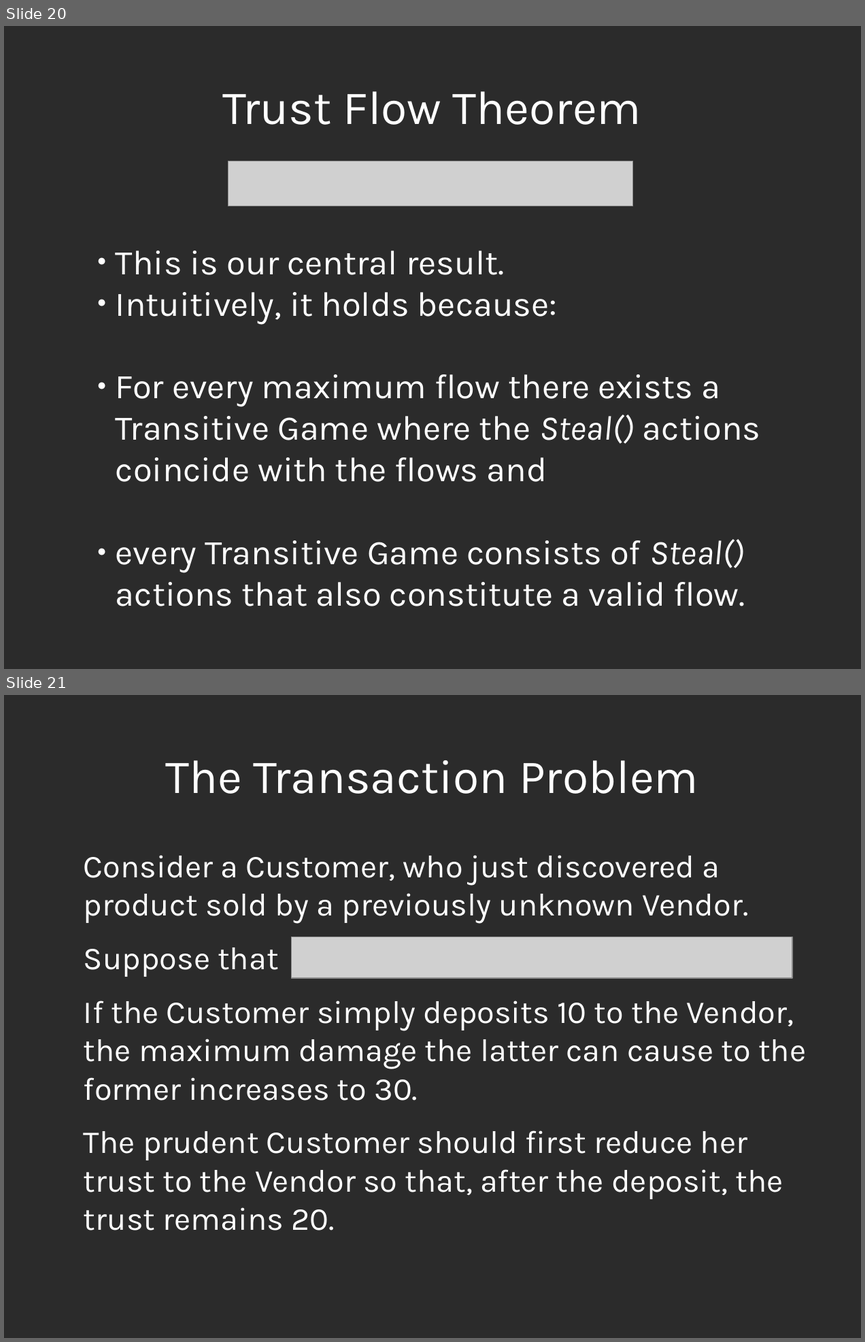
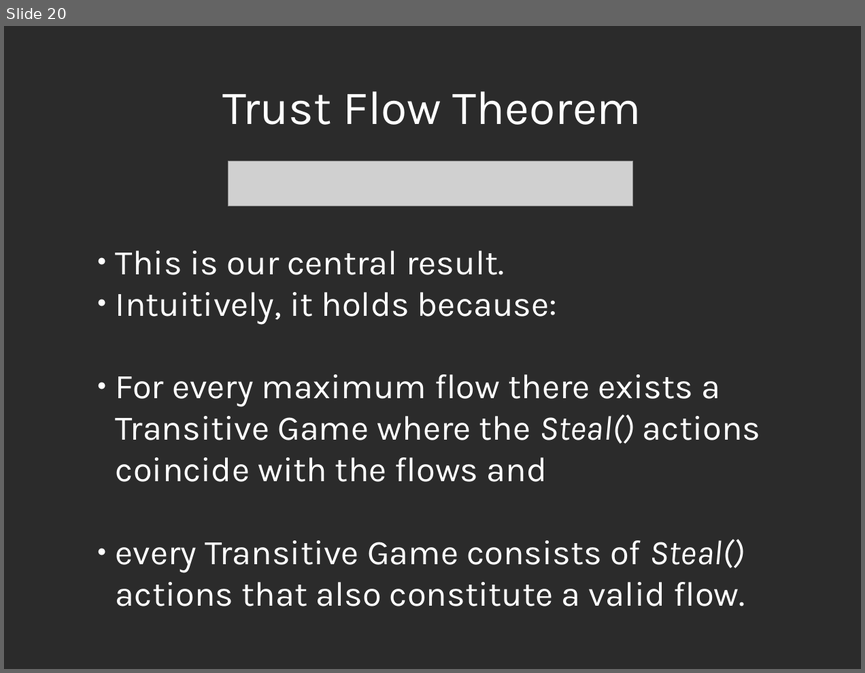
Before and after one commit to decrypto-org/TrustIsRisk, a slide deck: presentations/AtheCrypt10-1-2017/AtheCrypt10-1-2017.odp. Shown one above the other, each under a label of ours: slides 20 and 21 before the commit, slide 20 after it. The pictures are 865x1342 and 865x673 pixels, drawn with LibreOffice and Linux fonts; fonts in the diff are those of the drawing; grey boxes stand for pictures; background and template pictures are left out; a plain dark background stands for a picture behind light text. Boxes give left, top, right and bottom in pixels: in the first picture for what was removed or moved away, otherwise in the second. Text is boxed around its words. In the diff, an @@ line names an element or a change of style, - is before the commit and + after.

Commit message:
iconify Transaction Problem slide

```diff
--- a/presentations/AtheCrypt10-1-2017/AtheCrypt10-1-2017.odp
+++ b/presentations/AtheCrypt10-1-2017/AtheCrypt10-1-2017.odp
@@ slide 21 removed at [4,695,861,1338], background picture (left out) @@
@@ title removed at [165,760,698,794] @@
-The Transaction Problem
@@ text removed at [84,855,806,1230] @@
-Consider a Customer, who just discovered a product sold by a previously unknown Vendor.
-Suppose that
-If the Customer simply deposits 10 to the Vendor, the maximum damage the latter can cause to the former increases to 30.
-The prudent Customer should first reduce her trust to the Vendor so that, after the deposit, the trust remains 20.
@@ picture removed at [291,937,792,978] @@
```
Also in this commit, not shown: 1 slide changed, 1 slide added.
